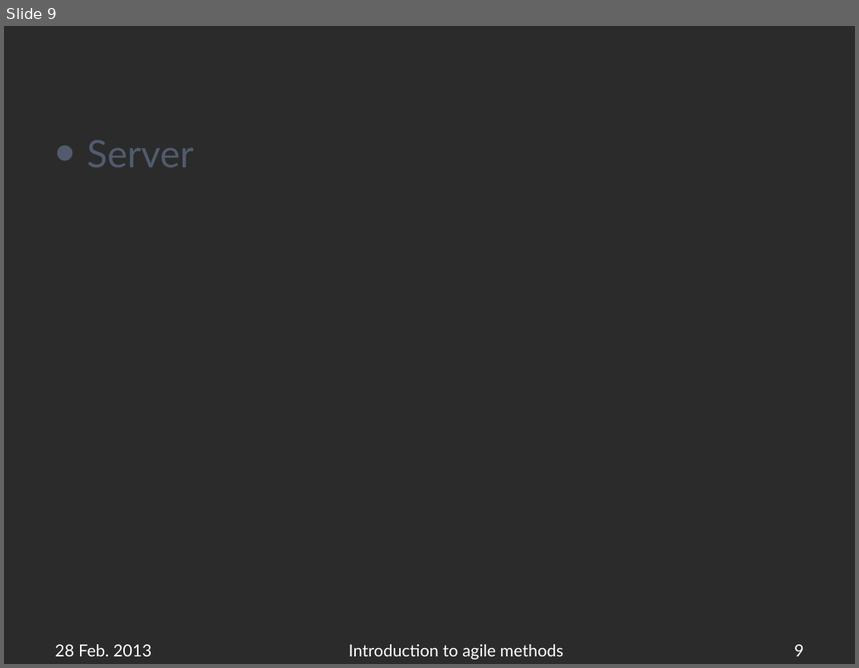
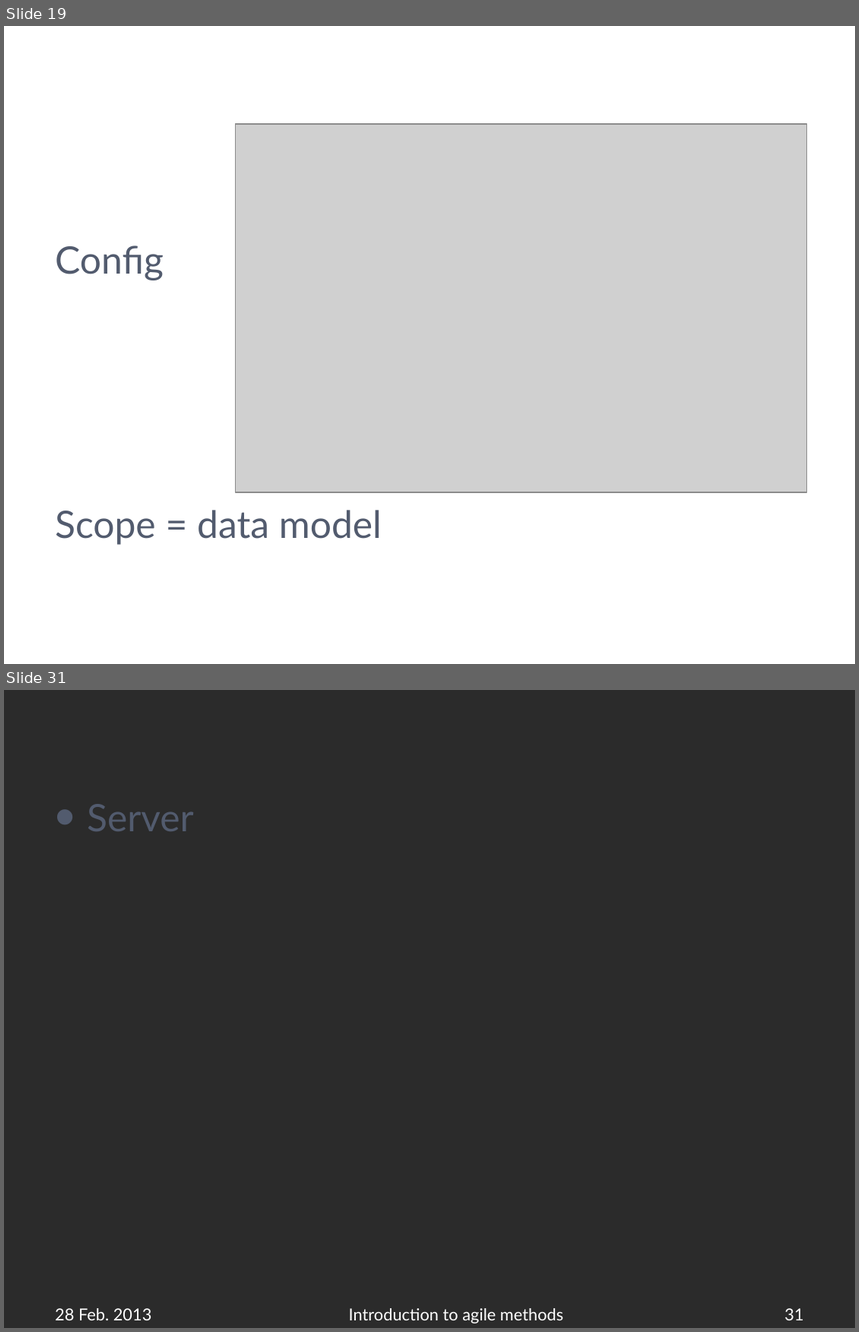
Before and after one commit to APGoblinShark/ap-bb-resources, a slide deck: AP-BrownBag(Javascript).pptx. Shown one above the other, each under a label of ours: slide 9 before the commit, slides 19 and 31 after it; the slides between them are not shown. The pictures are 859x668 and 859x1332 pixels, drawn with LibreOffice and Linux fonts; fonts in the diff are those of the drawing; grey boxes stand for pictures; background and template pictures are left out; a plain dark background stands for a picture behind light text. Boxes give left, top, right and bottom in pixels: in the first picture for what was removed or moved away, otherwise in the second. Text is boxed around its words. In the diff, an @@ line names an element or a change of style, - is before the commit and + after.

```diff
--- a/AP-BrownBag(Javascript).pptx
+++ b/AP-BrownBag(Javascript).pptx
@@ slide 19 added at (x1=4, y1=26, x2=855, y2=664), background picture (left out) @@
@@ title added at (x1=296, y1=34, x2=839, y2=78), 24 pt, text #FFFFFF @@
+Configuration
@@ picture added at (x1=236, y1=124, x2=807, y2=493) @@
@@ text added at (x1=55, y1=246, x2=382, y2=545), 32 pt, text #525B6E @@
+Config
+Scope = data model
@@ what was slide 9 is now slide 31 @@
@@ page number at (x1=785, y1=1309, x2=804, y2=1321): text changed @@
-9
+31
```
Also in this commit, not shown: 1 slide changed, 21 other slides added.
